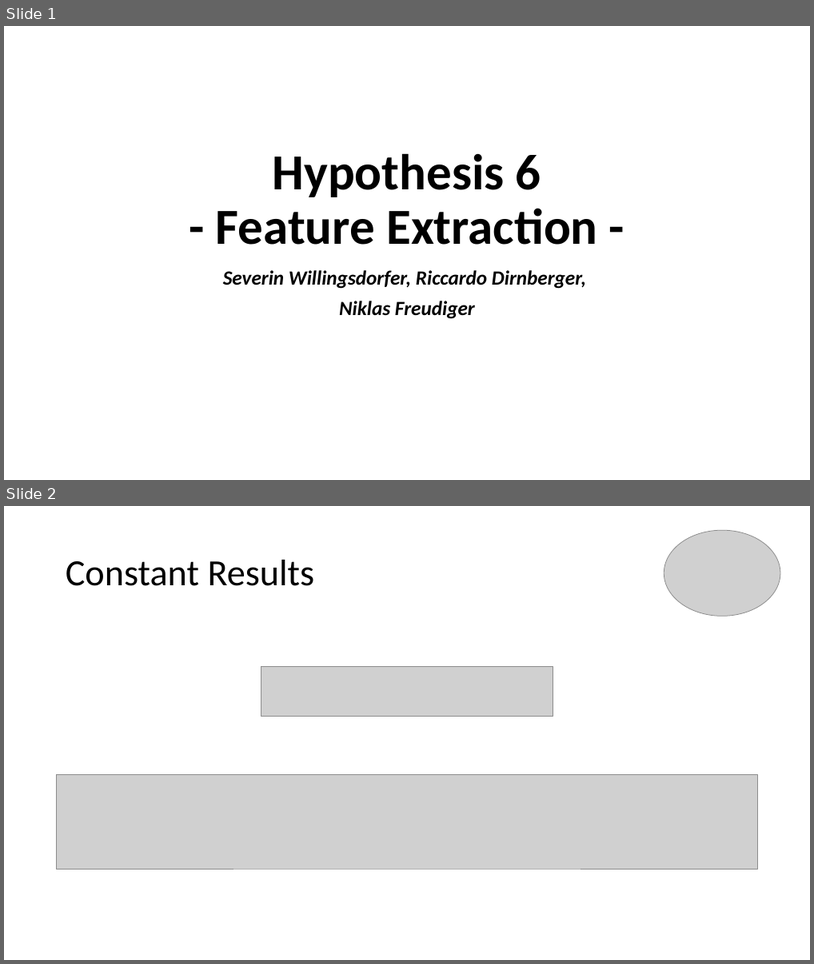
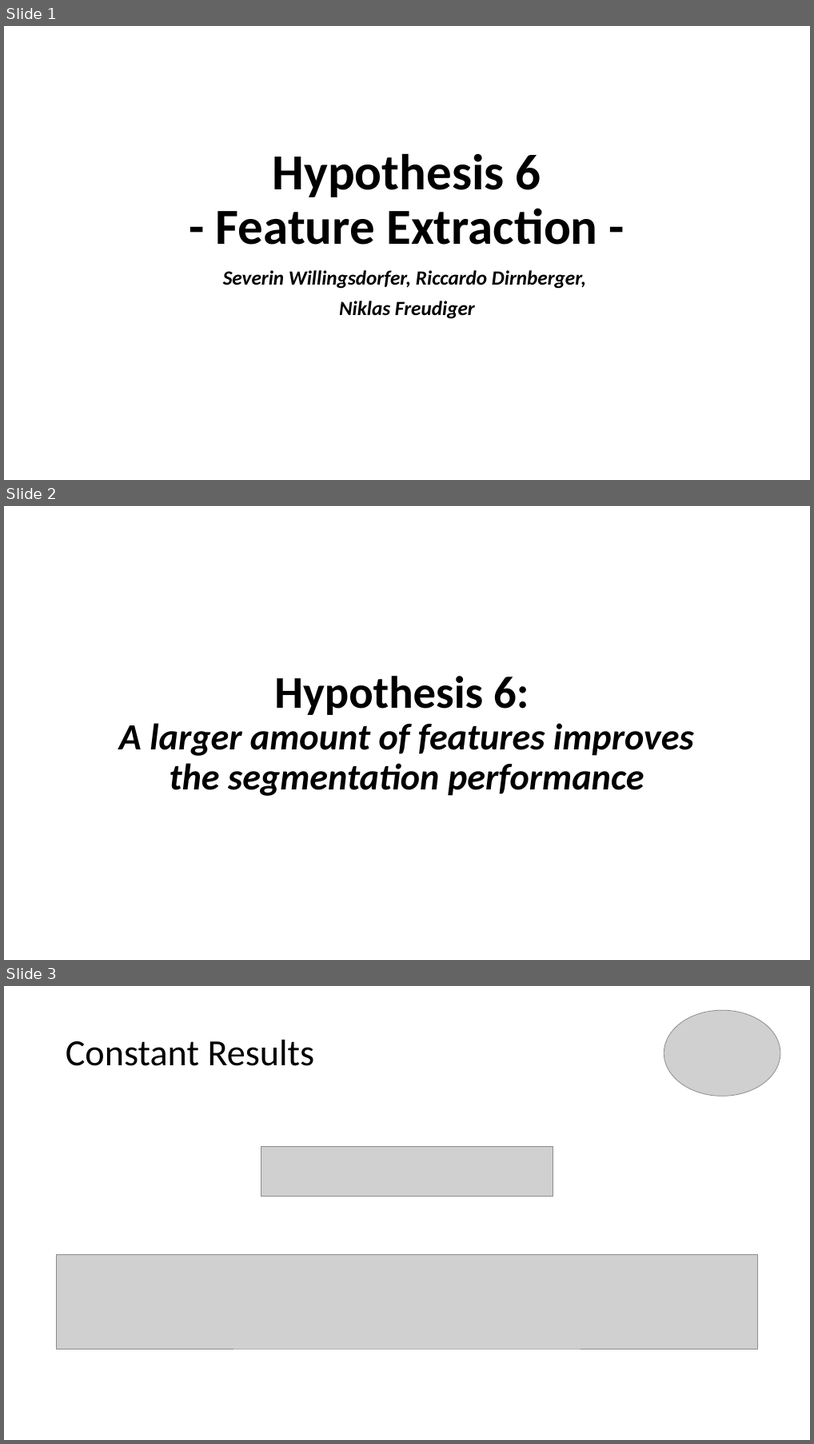
Before and after one commit to Niklas7870/MIALab, a slide deck: midTermPresentation.pptx. Shown one above the other, each under a label of ours: slides 1 and 2 before the commit, slides 1, 2 and 3 after it. The pictures are 814x964 and 814x1444 pixels, drawn with LibreOffice and Linux fonts; fonts in the diff are those of the drawing; grey boxes stand for pictures; background and template pictures are left out. Boxes give left, top, right and bottom in pixels: in the first picture for what was removed or moved away, otherwise in the second. Text is boxed around its words. In the diff, an @@ line names an element or a change of style, - is before the commit and + after.

Commit message:
update ppp

```diff
--- a/midTermPresentation.pptx
+++ b/midTermPresentation.pptx
@@ slide 2 added at [4,506,810,960], background picture (left out) @@
@@ title added at [119,676,694,796], 44 pt, text #000000, bold, italic @@
+Hypothesis 6:
+A larger amount of features improves the segmentation performance
@@ what was slide 2 is now slide 3 @@
```
